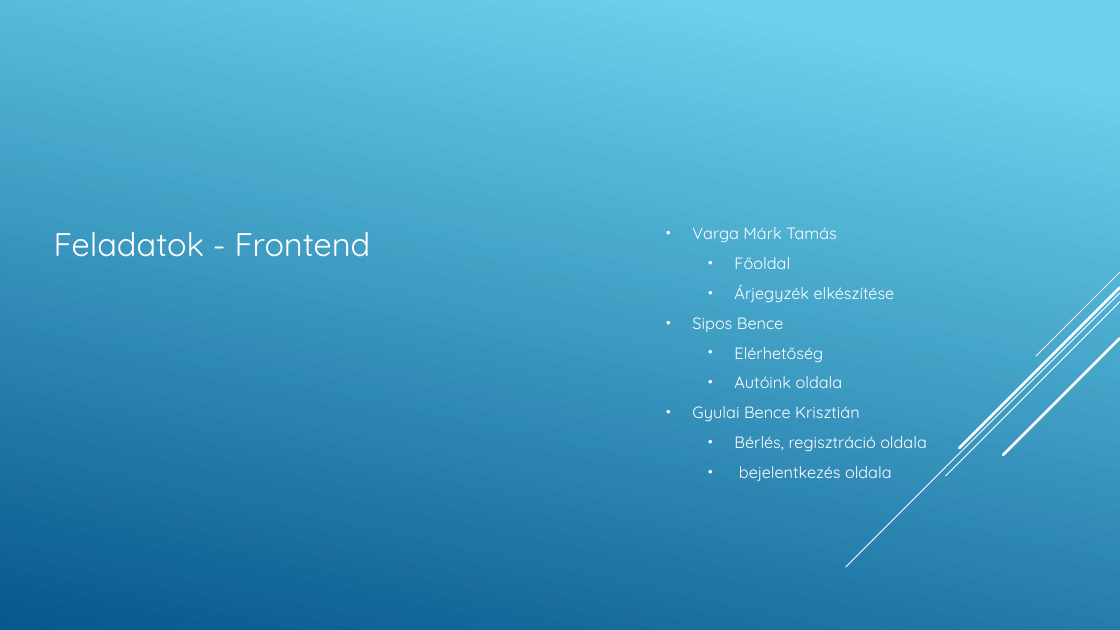
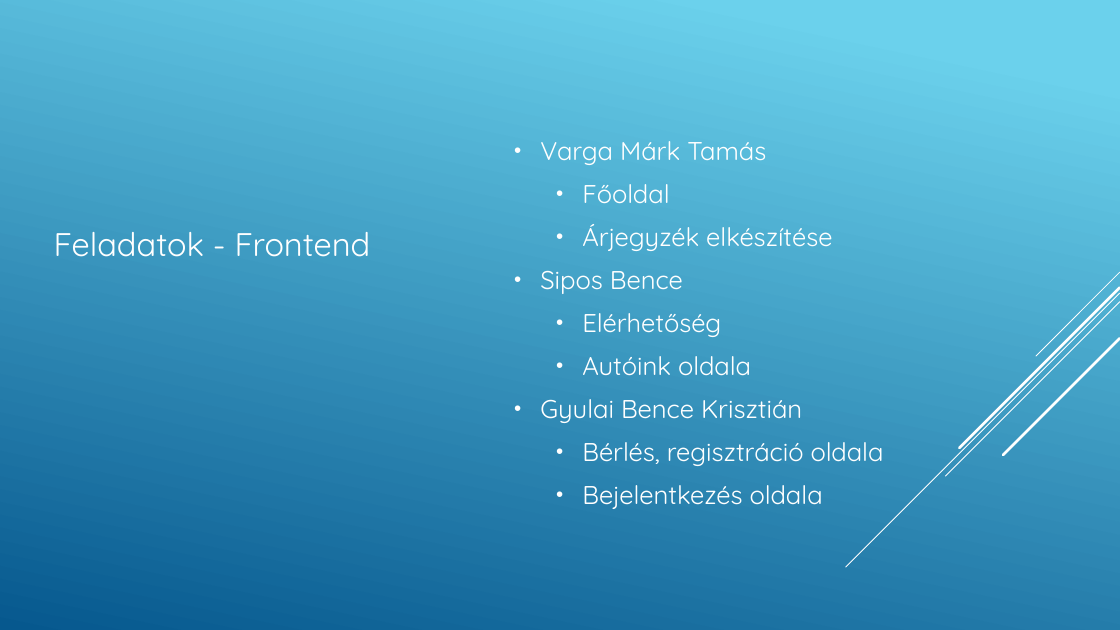
Before and after one commit to csokyS/LuxCar, a slide deck: slide 11 of docs/LuxCar.pptx (slide 8 before the commit). Drawn at 1120x630 pixels with LibreOffice and Linux fonts; fonts in the diff are those of the drawing. Boxes give left, top, right and bottom in pixels: in the first picture for what was removed or moved away, otherwise in the second. Text is boxed around its words. In the diff, an @@ line names an element or a change of style, - is before the commit and + after.

```diff
--- a/docs/LuxCar.pptx
+++ b/docs/LuxCar.pptx
@@ text "Varga Márk Tamás": place and size @@
-text "Varga Márk Tamás" at [692, 227, 927, 481]
+text "Varga Márk Tamás" at [540, 141, 884, 509]
@@ text at [540, 141, 884, 466]: size 14 to 22 pt in "Varga Márk Tamás", "Főoldal", "Árjegyzék elkészítése", "Sipos Bence" and 4 more places; more space between paragraphs @@
@@ text at [582, 485, 823, 509]: text changed; size 14 to 22 pt @@
-  • bejelentkezés oldala
+  • Bejelentkezés oldala
```
Also in this commit, not shown: 19 other slides changed, 1 slide added, 1 slide removed, 1 other file.
